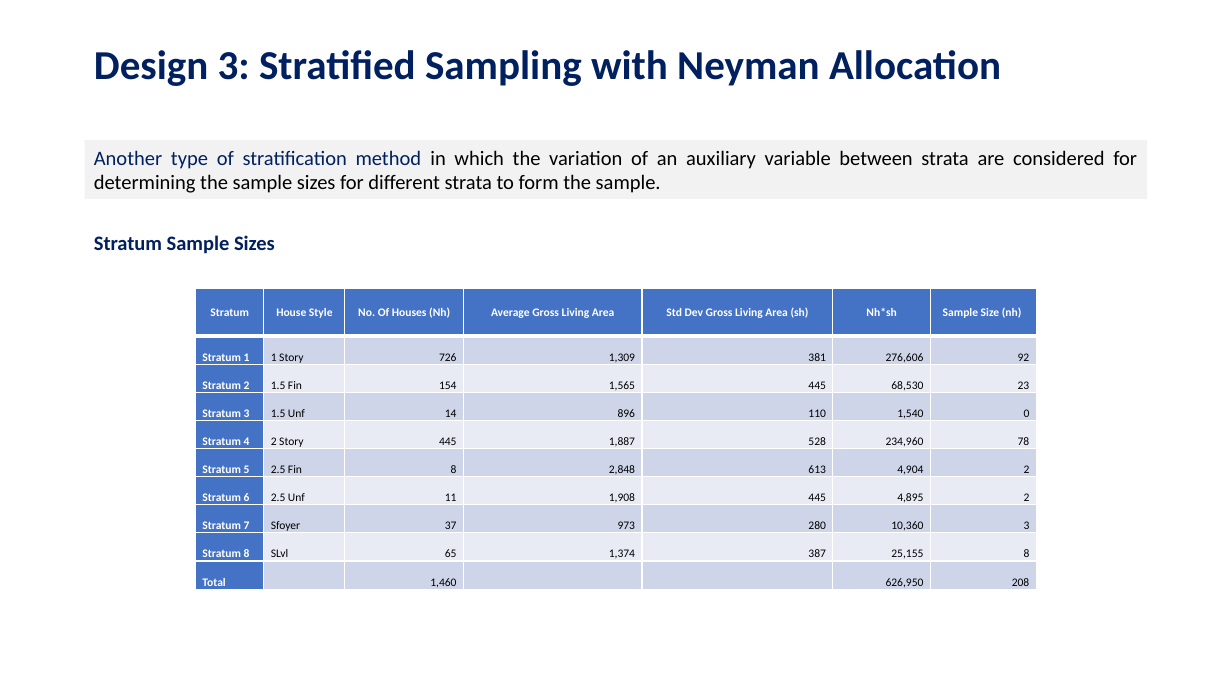
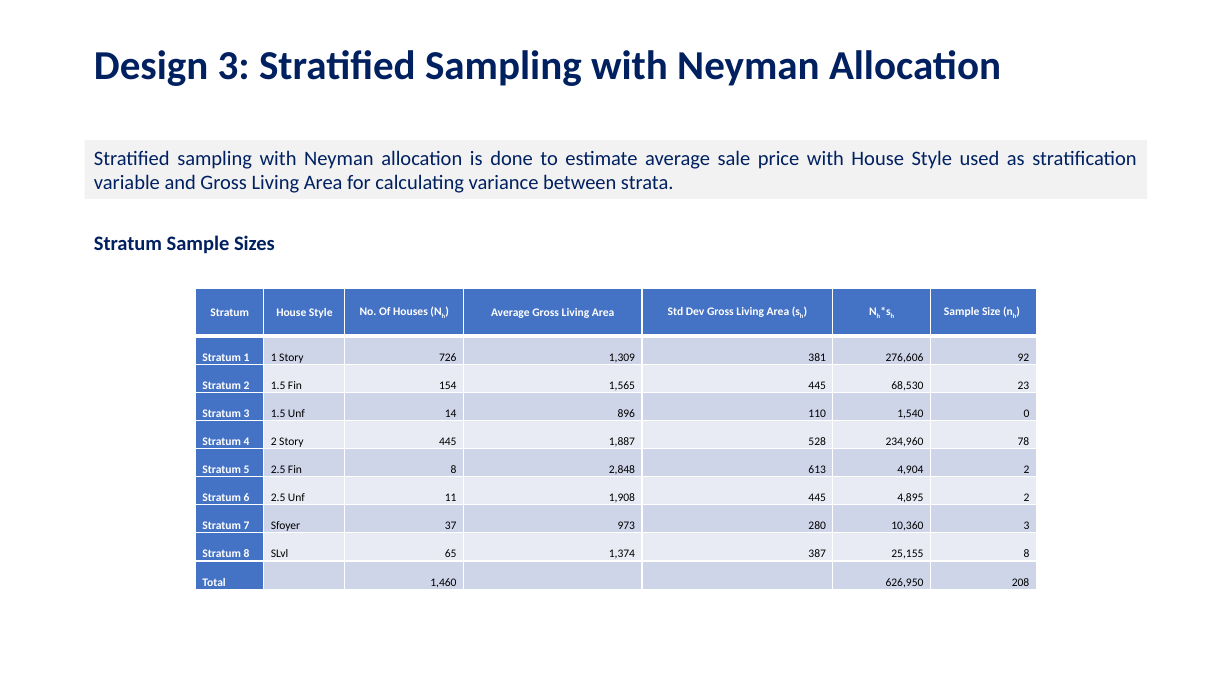
Before and after one commit to dmf42186/MSDS-6370-Statistical-Sampling-Class-Project, a slide deck: slide 8 of Reports/MSDS 6370 Statistical Sampling Project - Sudip Bhattacharyya Dan Freeman.pptx. Drawn at 1232x693 pixels with LibreOffice and Linux fonts; fonts in the diff are those of the drawing. Boxes give left, top, right and bottom in pixels: in the first picture for what was removed or moved away, otherwise in the second. Text is boxed around its words. In the diff, an @@ line names an element or a change of style, - is before the commit and + after.

```diff
--- a/Reports/MSDS 6370 Statistical Sampling Project - Sudip Bhattacharyya Dan Freeman.pptx
+++ b/Reports/MSDS 6370 Statistical Sampling Project - Sudip Bhattacharyya Dan Freeman.pptx
@@ text at box(94, 150, 1136, 193): text changed; text colour #000000 to #002060 @@
-Another type of stratification method in which the variation of an auxiliary variable between strata are considered for determining the sample sizes for different strata to form the sample.
+Stratified sampling with Neyman allocation is done to estimate average sale price with House Style used as stratification variable and Gross Living Area for calculating variance between strata.
@@ table at box(196, 288, 1038, 591) @@
@@ now subscript in "(Nh)", "(sh)", "Nh*sh", "(nh)" @@
```
Also in this commit, not shown: 10 other slides changed.
